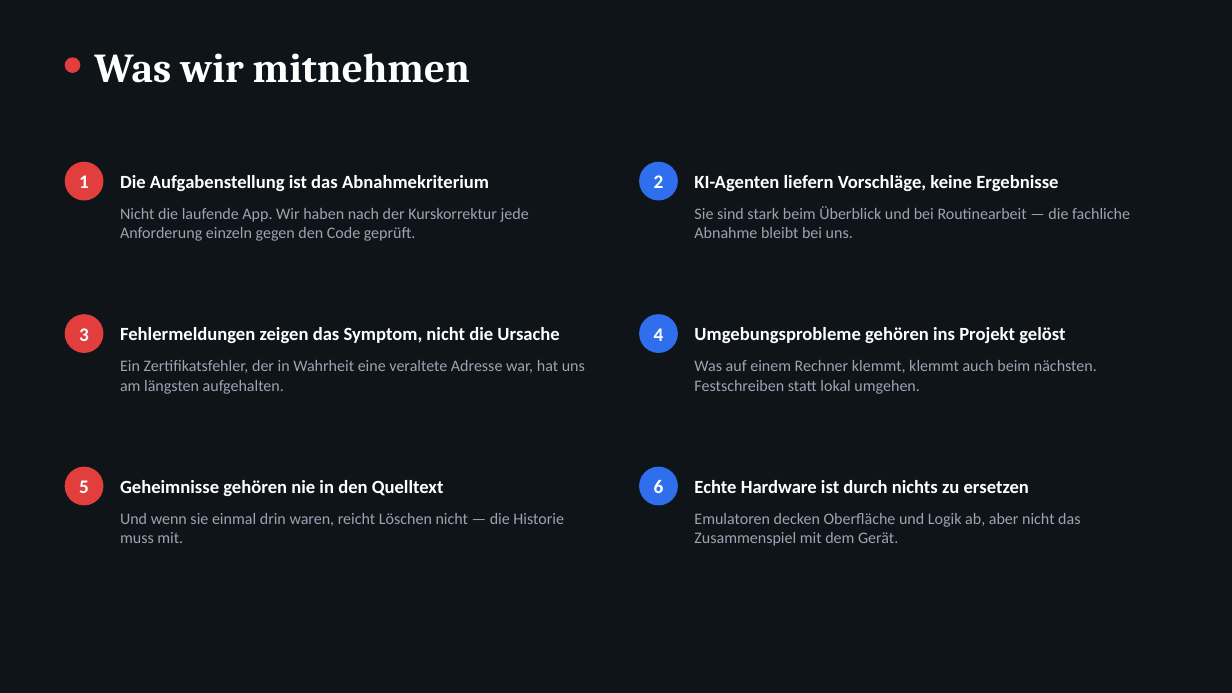
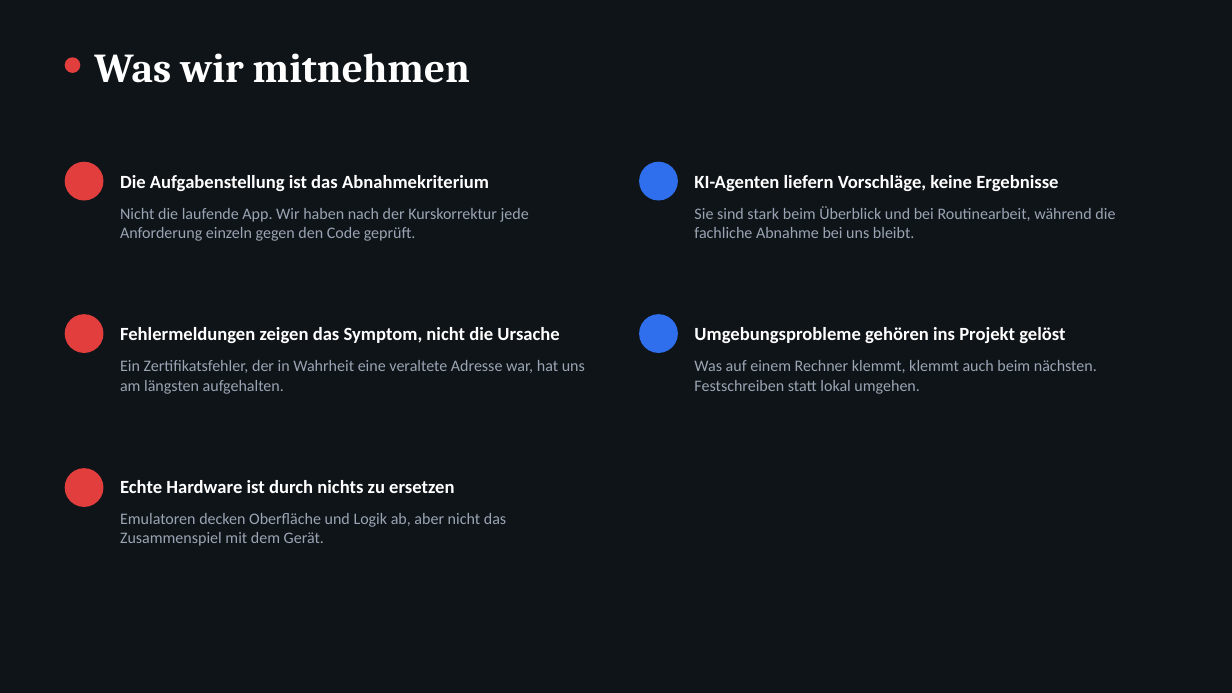
Before and after one commit to Denni-spy/audio-recorder-app, a slide deck: slide 13 of praesentation/Audio-Recorder-App-Praesentation.pptx (slide 14 before the commit). Drawn at 1232x693 pixels with LibreOffice and Linux fonts; fonts in the diff are those of the drawing. Boxes give left, top, right and bottom in pixels: in the first picture for what was removed or moved away, otherwise in the second. Text is boxed around its words. In the diff, an @@ line names an element or a change of style, - is before the commit and + after.

```diff
--- a/praesentation/Audio-Recorder-App-Praesentation.pptx
+++ b/praesentation/Audio-Recorder-App-Praesentation.pptx
@@ text removed at (79,175,89,188) @@
-1
@@ text removed at (654,175,664,188) @@
-2
@@ text at (694,206,1115,238): text changed @@
-Sie sind stark beim Überblick und bei Routinearbeit — die fachliche Abnahme bleibt bei uns.
+Sie sind stark beim Überblick und bei Routinearbeit, während die fachliche Abnahme bei uns bleibt.
@@ text removed at (79,328,89,341) @@
-3
@@ text removed at (654,328,664,341) @@
-4
@@ text "Echte Hardware ist durch nichts ...": place and size @@
-text "Echte Hardware ist durch nichts ..." at (694,480,1029,493)
+text "Echte Hardware ist durch nichts ..." at (120,480,454,493)
@@ ellipse removed at (640,467,678,506) @@
@@ text removed at (79,480,89,493) @@
-5
@@ text "Emulatoren decken Oberfläche und Logik ...": place and size @@
-text "Emulatoren decken Oberfläche und Logik ..." at (694,513,1080,546)
+text "Emulatoren decken Oberfläche und Logik ..." at (120,513,506,546)
@@ text removed at (120,480,444,496) @@
-Geheimnisse gehören nie in den Quelltext
@@ text removed at (654,480,664,493) @@
-6
@@ text removed at (120,513,564,543) @@
-Und wenn sie einmal drin waren, reicht Löschen nicht — die Historie muss mit.
```
Also in this commit, not shown: 12 other slides changed, 1 slide removed.
